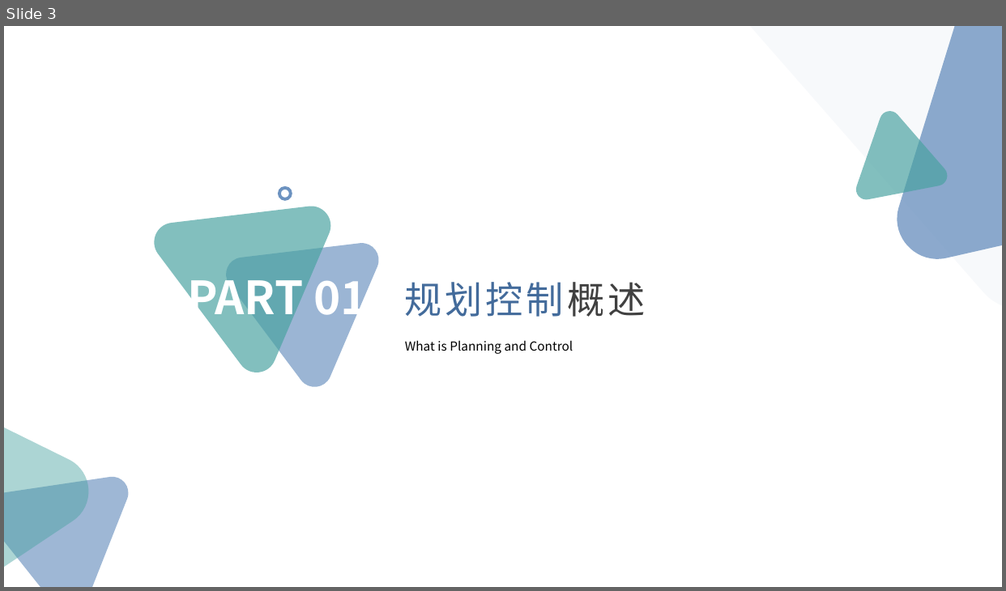
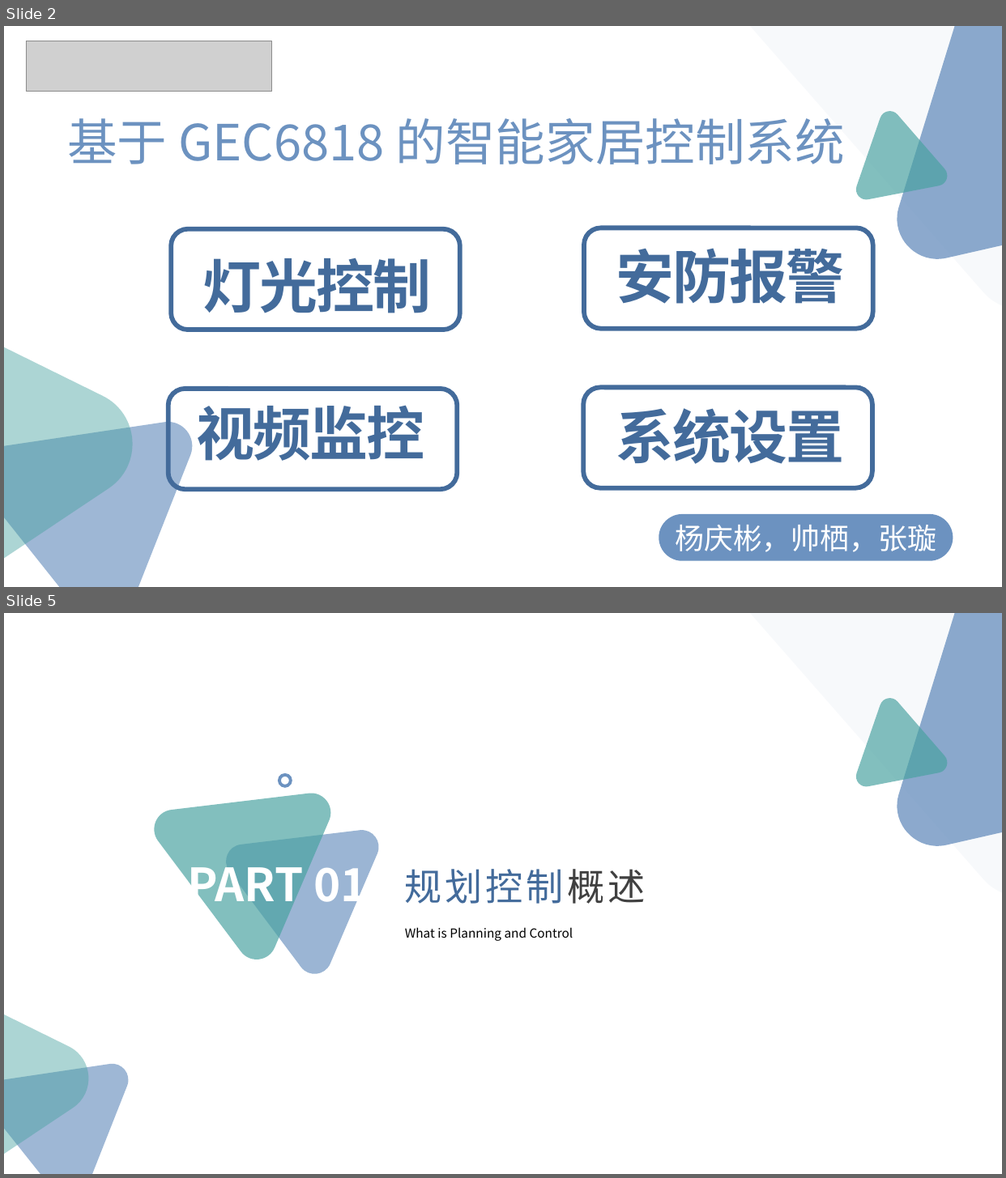
Before and after one commit to Taolinyinjiu/Note, a slide deck: RMUA-从0开始的规划之路/PPT/Section 1 规划控制与RMUA.pptx. Shown one above the other, each under a label of ours: slide 3 before the commit, slides 2 and 5 after it; the slides between them are not shown. The pictures are 1006x591 and 1006x1178 pixels, drawn with LibreOffice and Linux fonts; fonts in the diff are those of the drawing; grey boxes stand for pictures; background and template pictures are left out. Boxes give left, top, right and bottom in pixels: in the first picture for what was removed or moved away, otherwise in the second. Text is boxed around its words. In the diff, an @@ line names an element or a change of style, - is before the commit and + after.

```diff
--- a/RMUA-从0开始的规划之路/PPT/Section 1 规划控制与RMUA.pptx
+++ b/RMUA-从0开始的规划之路/PPT/Section 1 规划控制与RMUA.pptx
@@ slide 2 added at [4, 26, 1002, 587], background picture (left out) @@
@@ picture added at [26, 41, 272, 91] @@
@@ freeform shape added at [748, 26, 1002, 308], fill #6C92C0 at 5% opacity @@
@@ freeform shape added at [897, 26, 1002, 258], fill #6C92C0 at 78% opacity @@
@@ text added at [67, 118, 845, 165], 48 pt, text #6C92C0 @@
+基于 GEC6818 的智能家居控制系统
@@ freeform shape added at [853, 106, 964, 225], fill #48A2A0 at 68% opacity @@
@@ rounded rectangle added at [171, 228, 460, 330], outline #436B9B 4.5 pt @@
@@ rounded rectangle added at [584, 228, 873, 329], outline #436B9B 4.5 pt @@
@@ title added at [202, 258, 431, 314], 56 pt, text #436B9B, bold @@
+灯光控制
@@ text added at [616, 248, 844, 304], 56 pt, text #436B9B, bold @@
+安防报警
@@ freeform shape added at [4, 343, 133, 587], fill #48A2A0 at 45% opacity @@
@@ rounded rectangle added at [168, 389, 457, 490], outline #436B9B 4.5 pt @@
@@ rounded rectangle added at [583, 387, 872, 489], outline #436B9B 4.5 pt @@
@@ text added at [197, 405, 425, 461], 56 pt, text #436B9B, bold @@
+视频监控
@@ text added at [616, 408, 844, 464], 56 pt, text #436B9B, bold @@
+系统设置
@@ freeform shape added at [4, 422, 193, 587], fill #6C92C0 at 66% opacity @@
@@ rounded rectangle added at [659, 515, 953, 562], fill #6C92C0, 28 pt, text #FFFFFF @@
+杨庆彬，帅栖，张璇
@@ what was slide 3 is now slide 5 @@
```
Also in this commit, not shown: 2 other slides added, 1 slide removed, 4 other files.
